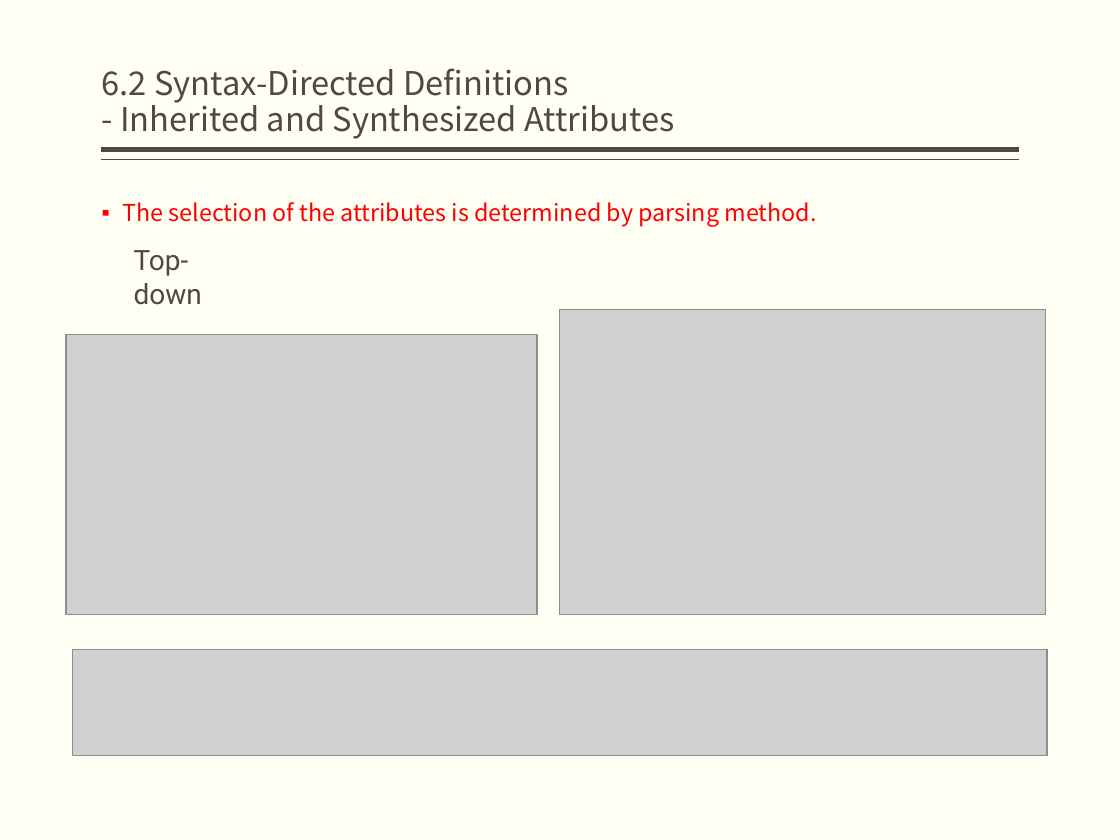
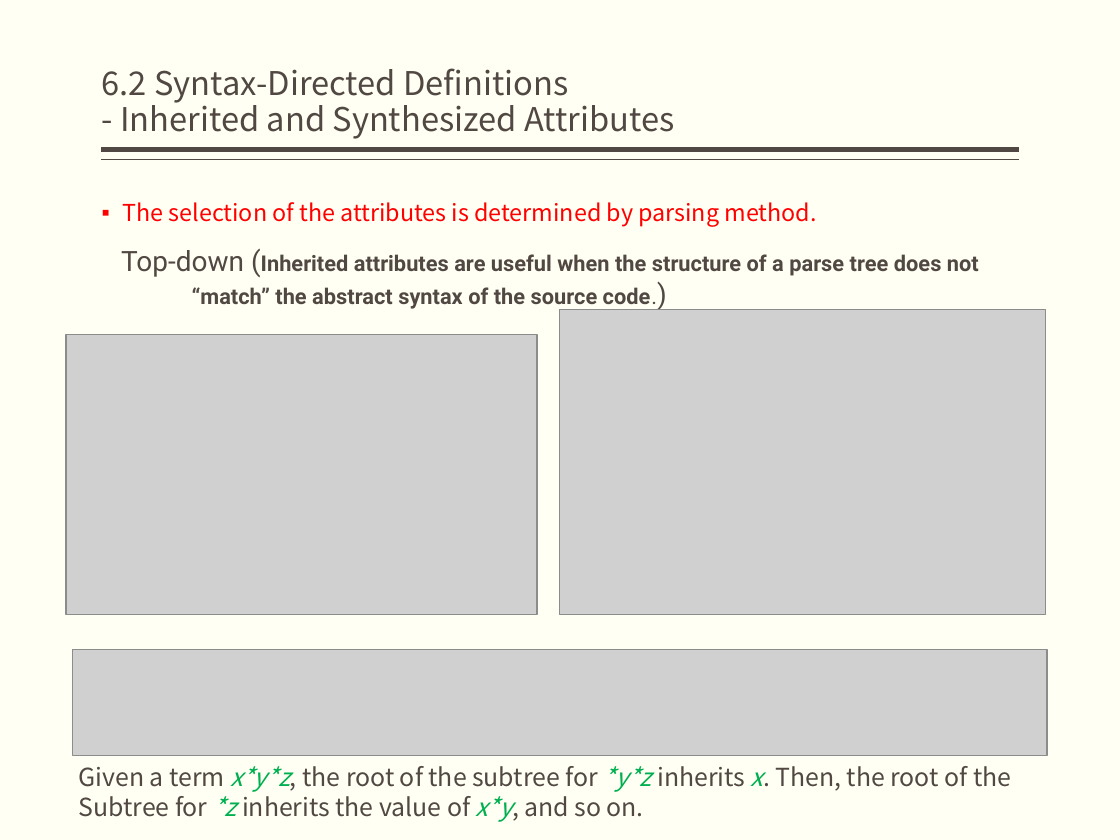
Before and after one commit to jz81/jz81.github.io, a slide deck: slide 13 of course/compiler/lecture/(Spring2020)Lecture6.pptx. Drawn at 1120x840 pixels with LibreOffice and Linux fonts; fonts in the diff are those of the drawing; grey boxes stand for pictures. Boxes give left, top, right and bottom in pixels: in the first picture for what was removed or moved away, otherwise in the second. Text is boxed around its words. In the diff, an @@ line names an element or a change of style, - is before the commit and + after.

```diff
--- a/course/compiler/lecture/(Spring2020)Lecture6.pptx
+++ b/course/compiler/lecture/(Spring2020)Lecture6.pptx
@@ text at (121, 250, 979, 311): text changed; size 18 to 14 pt; bold on @@
-Top-down
+Top-down (Inherited attributes are useful when the structure of a parse tree does not
+“match” the abstract syntax of the source code.)
@@ text added at (79, 766, 1011, 822), 16 pt, text #514843 @@
+Given a term x*y*z, the root of the subtree for *y*z inherits x. Then, the root of the
+Subtree for *z inherits the value of x*y, and so on.
```
Also in this commit, not shown: 8 other slides changed.
